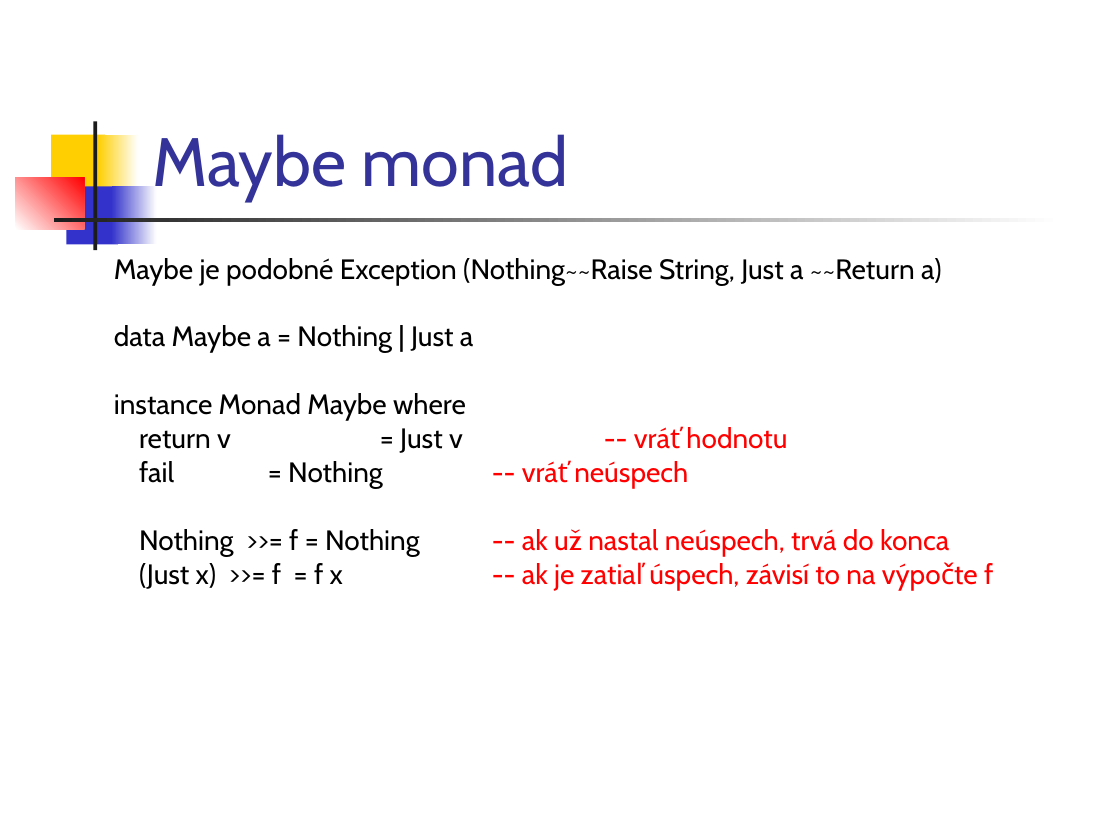
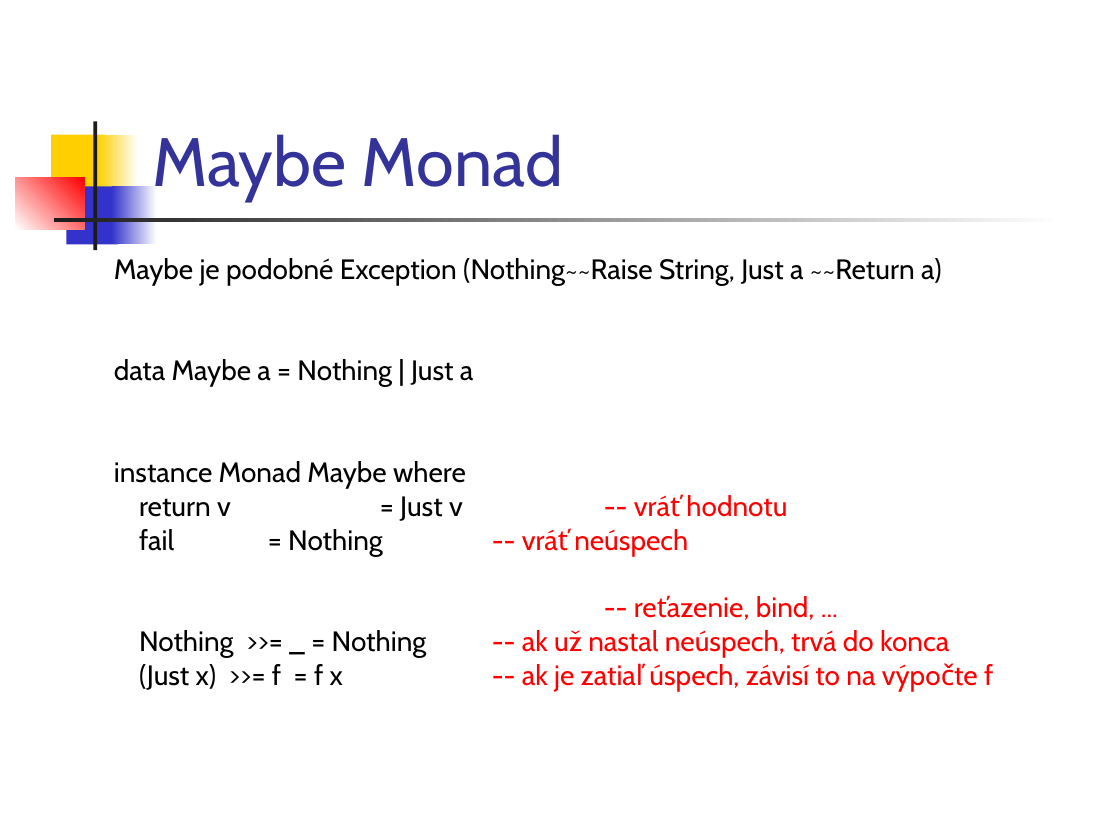
Before and after one commit to Funkcionalne/Prednasky, a slide deck: slide 2 of 12/12_fpro.ppt. Drawn at 1120x840 pixels with LibreOffice and Linux fonts; fonts in the diff are those of the drawing. Boxes give left, top, right and bottom in pixels: in the first picture for what was removed or moved away, otherwise in the second. Text is boxed around its words. In the diff, an @@ line names an element or a change of style, - is before the commit and + after.

```diff
--- a/12/12_fpro.ppt
+++ b/12/12_fpro.ppt
@@ title at (152, 134, 564, 201): text changed @@
-Maybe monad
+Maybe Monad
@@ text at (139, 630, 949, 658): text changed @@
-Nothing >>= f = Nothing -- ak už nastal neúspech, trvá do konca
+-- reťazenie, bind, ...
+Nothing >>= _ = Nothing -- ak už nastal neúspech, trvá do konca
```
Also in this commit, not shown: 18 other slides changed, 2 slides added, 1 other file.
